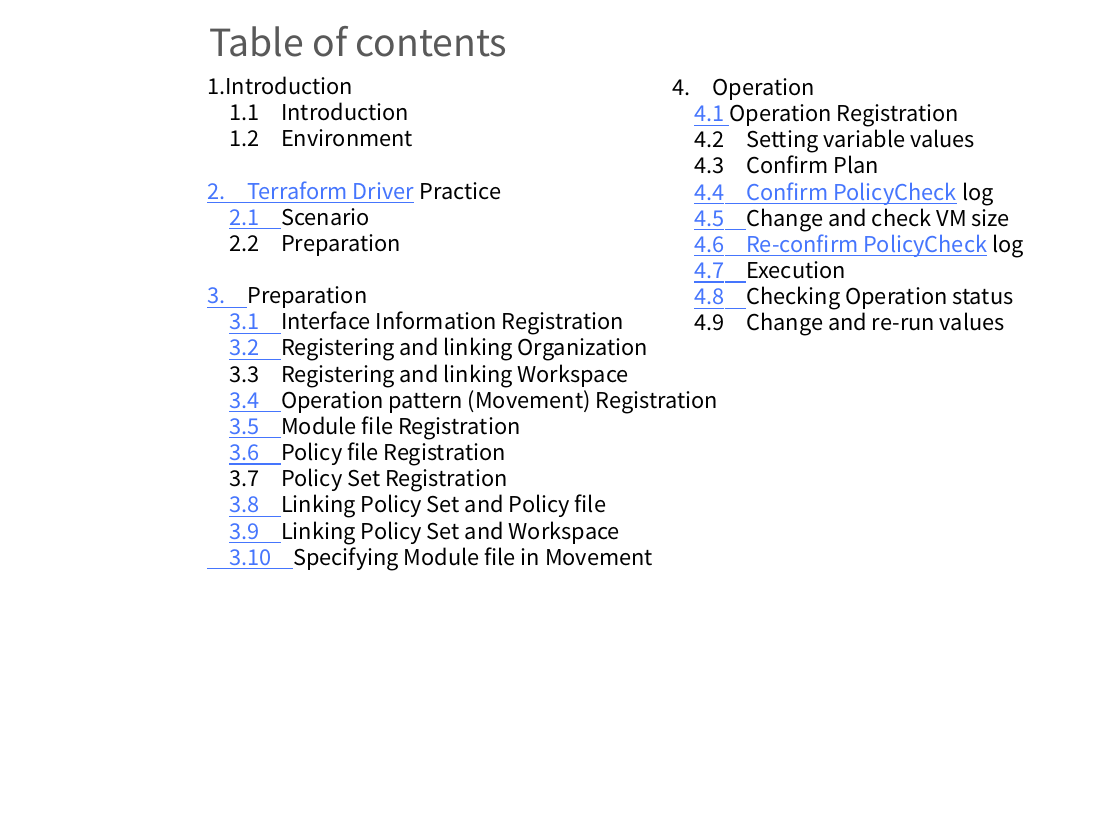
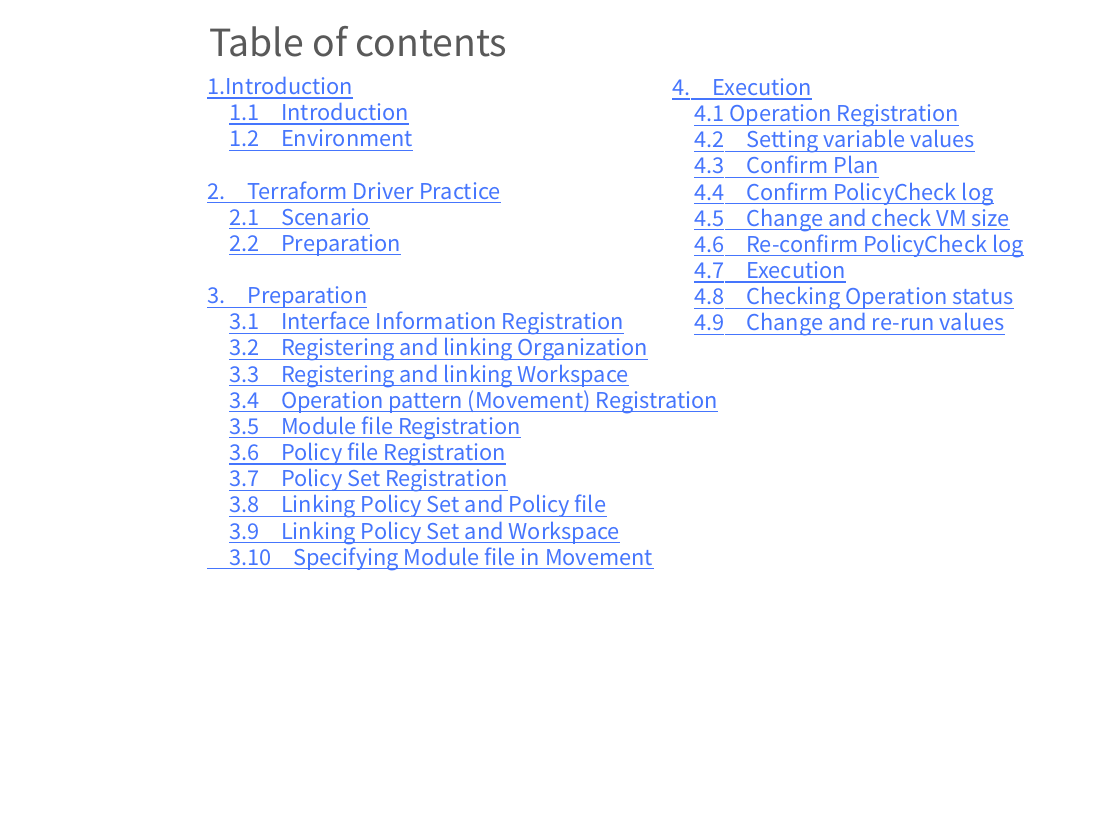
Before and after one commit to exastro-suite/it-automation-docs, a slide deck: slide 2 of asset/Learn/ITA-Terraform-driver-practice_en.pptx (slide 3 before the commit). Drawn at 1120x840 pixels with LibreOffice and Linux fonts; fonts in the diff are those of the drawing; background and template pictures are left out. Boxes give left, top, right and bottom in pixels: in the first picture for what was removed or moved away, otherwise in the second. Text is boxed around its words. In the diff, an @@ line names an element or a change of style, - is before the commit and + after.

```diff
--- a/asset/Learn/ITA-Terraform-driver-practice_en.pptx
+++ b/asset/Learn/ITA-Terraform-driver-practice_en.pptx
@@ text "1.Introduction" at (x1=207, y1=76, x2=718, y2=571): text colour #000000 to #4575FD, underline on in "1.Introduction", "1.1 Introduction", "1.2 Environment", "Practice" and 13 more places @@
@@ text at (x1=672, y1=78, x2=812, y2=100): text changed; text colour #000000 to #4575FD @@
-4. Operation
+4. Execution
@@ text at (x1=694, y1=99, x2=1024, y2=336): text colour #000000 to #4575FD, underline on in "Operation Registration", "4.2 Setting variable values", "4.3 Confirm Plan", "log Change and check VM size" and 4 more places @@
```
Also in this commit, not shown: 16 other slides changed, 1 slide removed, 11 other files.
